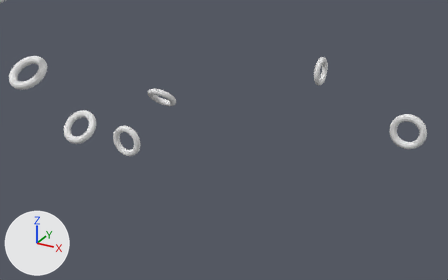
Before and after pictures for a commit that changed the Blender file core/blender/Levels/Beginner Levels/level8.blend.
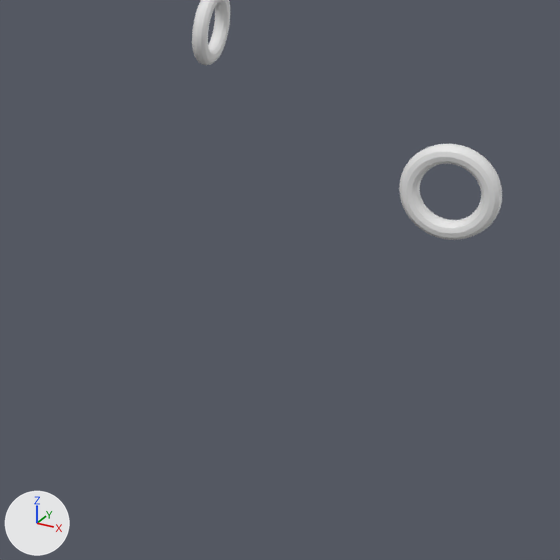
Each version appears first from a camera (50 mm lens) standing at (7.78, -29.92, 16.36) and looking at (-7.24, -2.62, 2.71), and next in a close-up on the part from 54% to 100% of the width and 22% to 95% of the height. Every picture has the same lights, and +X, +Y and +Z are marked at lower left. The close-ups show mesh edges as thin lines.

Names of what the first close-up shows: 'Gate.000', 'Gate.001'.
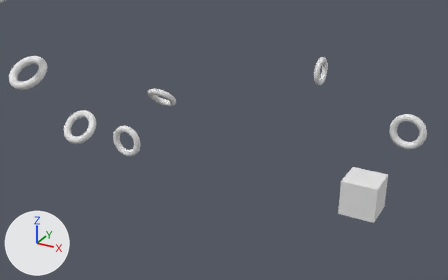
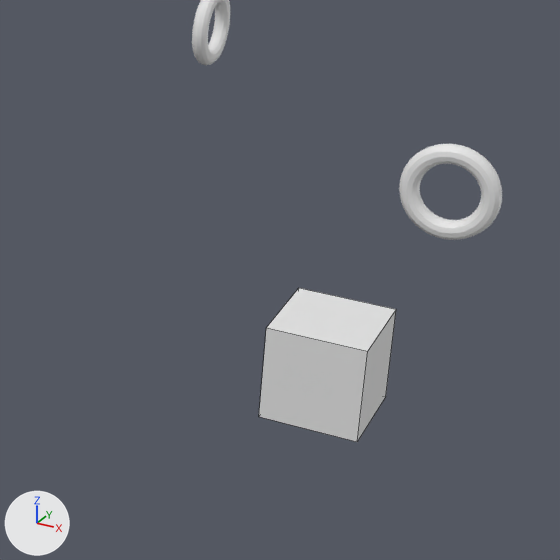
Changed parts and their boxes (x1, y1, x2, y2) in the close-ups (560 x 560 px):
'Level', added
    after: (259, 288, 396, 442)

Edits to the bpy script that builds the scene:
```text
Add me_cube:
    me_cube.from_pydata(...)  # a box spanning x -1.0..1.0, y -1.0..1.0, z -1.0..1.0
Add ob_level:
    ob_level = bpy.data.objects.new('Level', me_cube)
    ob_level.location = (0.0, 0.0, 0.0)
```
